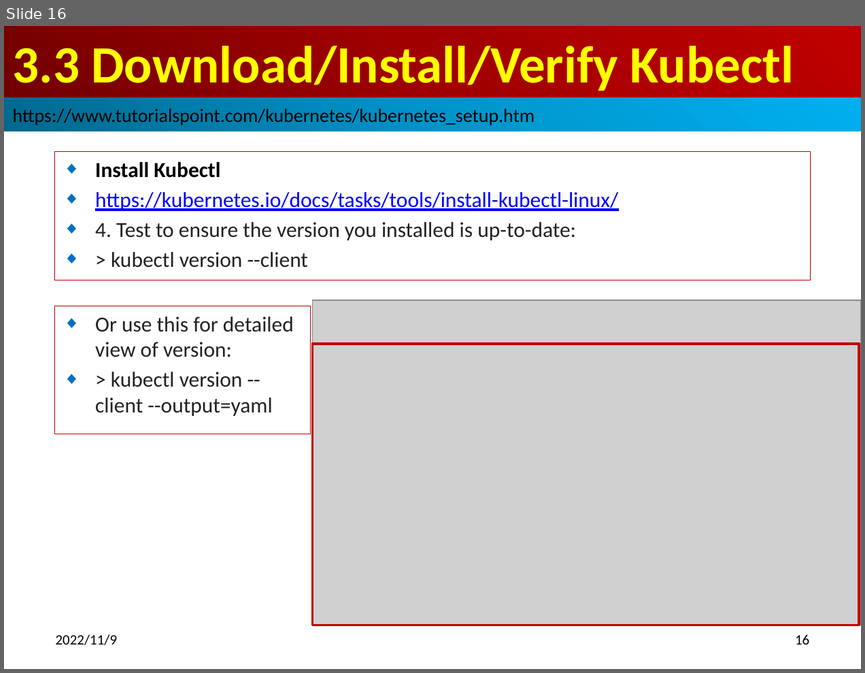
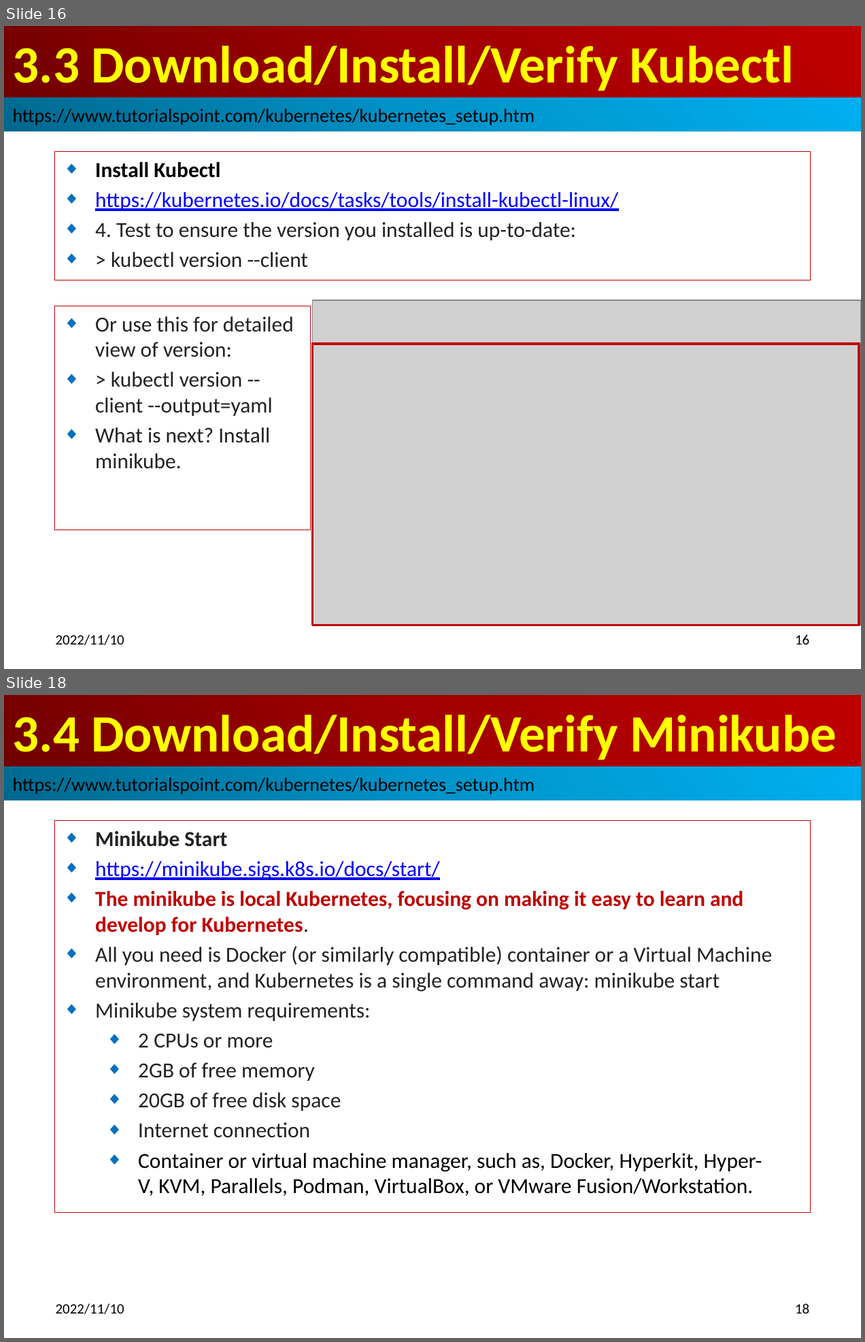
Before and after one commit to peterhchen/910_Kubernetes_TP_IO, a slide deck: 004_KubernetesSetup.pptx. Shown one above the other, each under a label of ours: slide 16 before the commit, slides 16 and 18 after it; the slides between them are not shown. The pictures are 865x673 and 865x1342 pixels, drawn with LibreOffice and Linux fonts; fonts in the diff are those of the drawing; grey boxes stand for pictures. Boxes give left, top, right and bottom in pixels: in the first picture for what was removed or moved away, otherwise in the second. Text is boxed around its words. In the diff, an @@ line names an element or a change of style, - is before the commit and + after.

```diff
--- a/004_KubernetesSetup.pptx
+++ b/004_KubernetesSetup.pptx
@@ slide 18 added at <box>4,695,861,1338</box>, background #FFFFFF @@
@@ title added at <box>4,695,861,767</box>, fill gradient #720000 to #A20000 to #C00000, 44 pt, text #FFFF00, bold @@
+3.4 Download/Install/Verify Minikube
@@ rectangle added at <box>4,767,861,800</box>, fill gradient #00688E to #0094CA to #00B0F0, 16 pt, text #000000 @@
+https://www.tutorialspoint.com/kubernetes/kubernetes_setup.htm
@@ subtitle added at <box>54,821,810,1212</box>, outline #C00000 0.75 pt, 18 pt, text #222222 @@
+◆ Minikube Start
+◆ https://minikube.sigs.k8s.io/docs/start/
+◆ The minikube is local Kubernetes, focusing on making it easy to learn and develop for Kubernetes.
+◆ All you need is Docker (or similarly compatible) container or a Virtual Machine environment, and Kubernetes is a single command away: minikube start
+◆ Minikube system requirements:
+  ◆ 2 CPUs or more
+  ◆ 2GB of free memory
+  ◆ 20GB of free disk space
+  ◆ Internet connection
+  ◆ Container or virtual machine manager, such as, Docker, Hyperkit, Hyper-V, KVM, Parallels, Podman, VirtualBox, or VMware Fusion/Workstation.
@@ text added at <box>56,1303,124,1314</box>, 12 pt, text #000000 @@
+2022/11/10
@@ page number added at <box>795,1303,809,1313</box>, 12 pt, text #000000 @@
+18
@@ slide 16 changed as well @@
@@ rectangle "Or use this for detailed ...": place and size @@
-rectangle "Or use this for detailed ..." at <box>54,305,311,434</box>
+rectangle "Or use this for detailed ..." at <box>54,305,311,529</box>
@@ text in rectangle at <box>95,427,270,469</box>: paragraph added @@
+◆ What is next? Install minikube.
@@ text at <box>56,634,124,645</box>: text changed @@
-2022/11/9
+2022/11/10
```
Also in this commit, not shown: 16 other slides changed, 23 other slides added.
